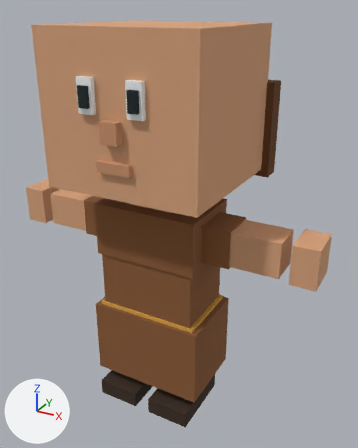
Two versions of the glTF model jarvis/ui/web/frontend/src/assets/society/figures/biped-monk.glb, one commit apart.
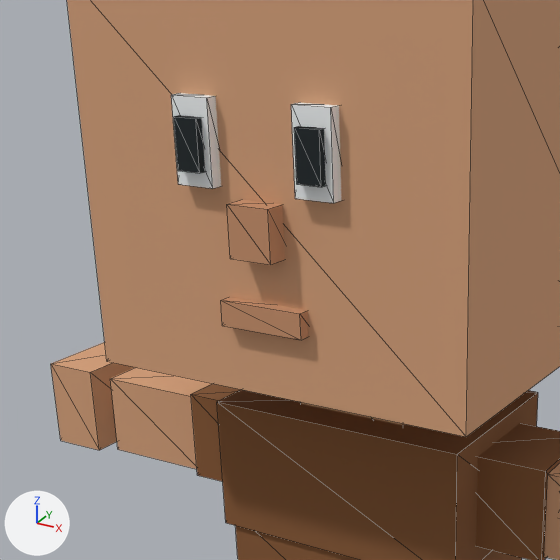
There are two pictures of each version: one whole from a 50 mm lens placed at (1.303, -2.169, 2.226), pointed at (0.067, 0.078, 1.102), one close up on the part from 1% to 66% of the width and 8% to 60% of the height. Lighting does not change. The marker at lower left points along +X, +Y and +Z. The older version's two pictures come first. The close-ups show mesh edges as thin lines. Vertices at exactly the same position are counted once.

Before the edit, the objects in view are built like this:
```python
me_body = bpy.data.meshes.new('Body')
me_body.from_pydata(...)  # 224 vertices, 336 faces; spans x -0.9..0.9, y -0.45..0.5, z 0.0..2.15
me_body.materials.append(mat_biped_monk_sheet)  # picture img_biped_monk_sheet
ob_body = bpy.data.objects.new('Body', me_body)
ob_body.location = (0.0, 0.0, 0.0)
```
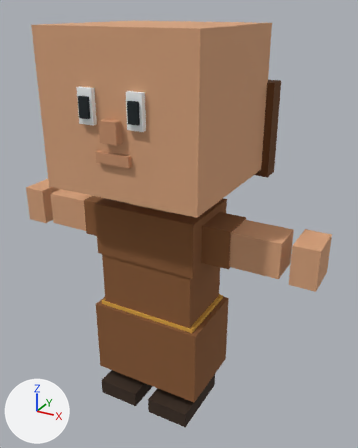
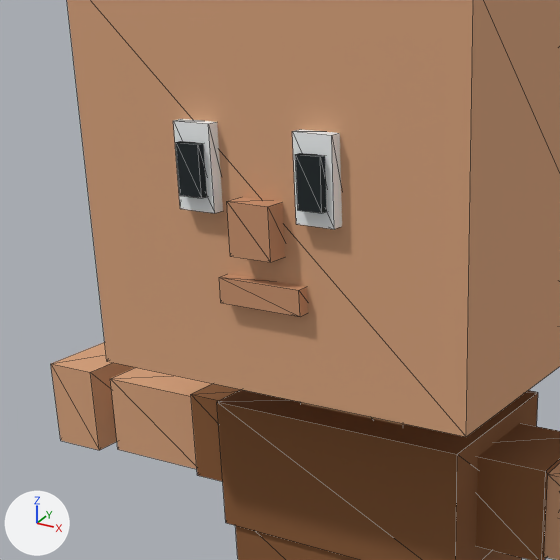
What the commit changed:
me_body has 224 vertices, 336 faces and spans x -0.9..0.9, y -0.45..0.5, z 0.0..2.15.
me_body is used by ob_body; location (0.0, 0.0, 0.0).
me_body part 1: the loose piece of 8 vertices spanning x 0.09..0.17, y -0.43..-0.38, z 1.79..1.95 is moved by (0.0, 0.0, -0.05).
me_body part 2: the loose piece of 8 vertices spanning x 0.1..0.16, y -0.44..-0.41, z 1.81..1.91 is moved by (0.0, 0.0, -0.05).
me_body part 3: the loose piece of 8 vertices spanning x -0.17..-0.09, y -0.43..-0.38, z 1.79..1.95 is moved by (0.0, 0.0, -0.05).
me_body part 4: the loose piece of 8 vertices spanning x -0.16..-0.1, y -0.44..-0.41, z 1.81..1.91 is moved by (0.0, 0.0, -0.05).
me_body part 5: the loose piece of 8 vertices spanning x -0.09..0.09, y -0.43..-0.38, z 1.53..1.58 is moved by (0.0, 0.0, 0.04).

Location of each change, [x1, y1, x2, y2] in pixels of the close-ups (560 x 560 px; the box of a moved part takes in the faces that stretch with it):
part 1 of me_body, moved or reshaped: before [291, 103, 341, 203]; after [292, 129, 342, 229]
part 2 of me_body, moved or reshaped: before [294, 126, 326, 187]; after [295, 153, 327, 213]
part 3 of me_body, moved or reshaped: before [171, 93, 221, 189]; after [173, 119, 223, 213]
part 4 of me_body, moved or reshaped: before [174, 115, 205, 173]; after [176, 141, 207, 198]
part 5 of me_body, moved or reshaped: before [221, 297, 309, 340]; after [219, 274, 308, 317]
